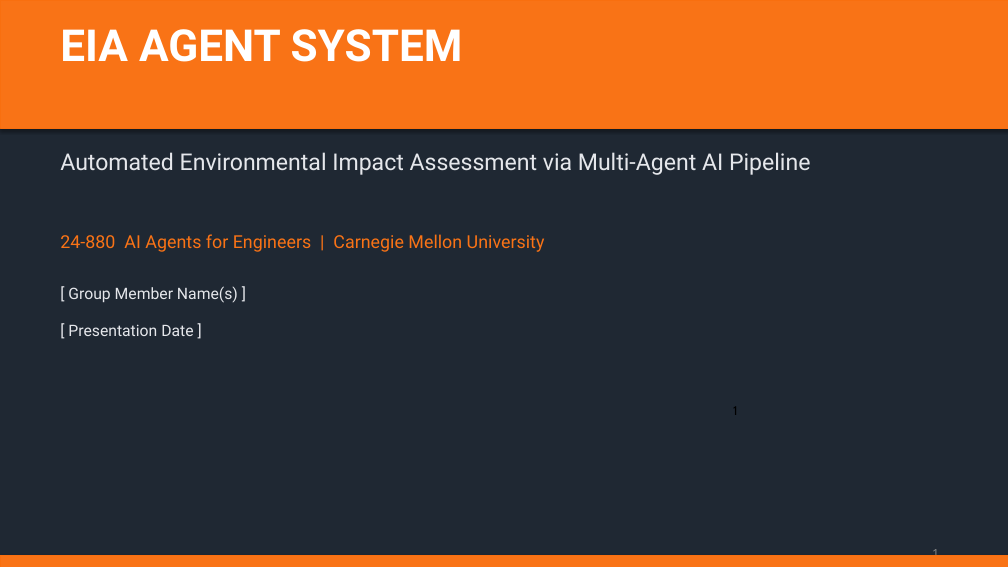
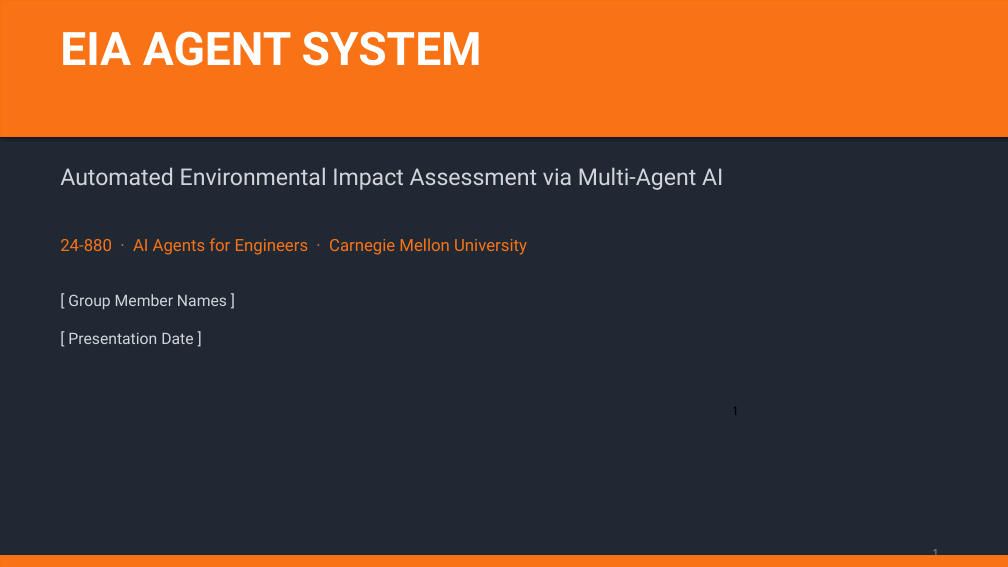
Before and after one commit to sandjman56/hackathon, a slide deck: slide 1 of EIA_Agent_System_Presentation.pptx. Drawn at 1008x567 pixels with LibreOffice and Linux fonts; fonts in the diff are those of the drawing. Boxes give left, top, right and bottom in pixels: in the first picture for what was removed or moved away, otherwise in the second. Text is boxed around its words. In the diff, an @@ line names an element or a change of style, - is before the commit and + after.

```diff
--- a/EIA_Agent_System_Presentation.pptx
+++ b/EIA_Agent_System_Presentation.pptx
@@ rectangle: place and size @@
-rectangle at (0,0,1008,129)
+rectangle at (0,0,1008,136)
@@ text "EIA AGENT SYSTEM" at (60,31,482,66): size 42 to 44 pt @@
@@ text at (60,167,723,190): text changed; text colour #E5E7EB to #D1D5DB @@
-Automated Environmental Impact Assessment via Multi-Agent AI Pipeline
+Automated Environmental Impact Assessment via Multi-Agent AI
@@ text at (60,238,527,255): text changed; size 17 to 16 pt @@
-24-880 AI Agents for Engineers | Carnegie Mellon University
+24-880 · AI Agents for Engineers · Carnegie Mellon University
@@ text at (68,294,227,309): text changed; text colour #E5E7EB to #D1D5DB @@
-[ Group Member Name(s) ]
+[ Group Member Names ]
@@ text "[ Presentation Date ]": place and size @@
-text "[ Presentation Date ]" at (68,324,193,336)
+text "[ Presentation Date ]" at (68,332,193,344)
@@ text "[ Presentation Date ]" at (68,332,193,344): text colour #E5E7EB to #D1D5DB @@
```
Also in this commit, not shown: 11 other slides changed, 4 slides added, 3 slides removed, 1 other file.
